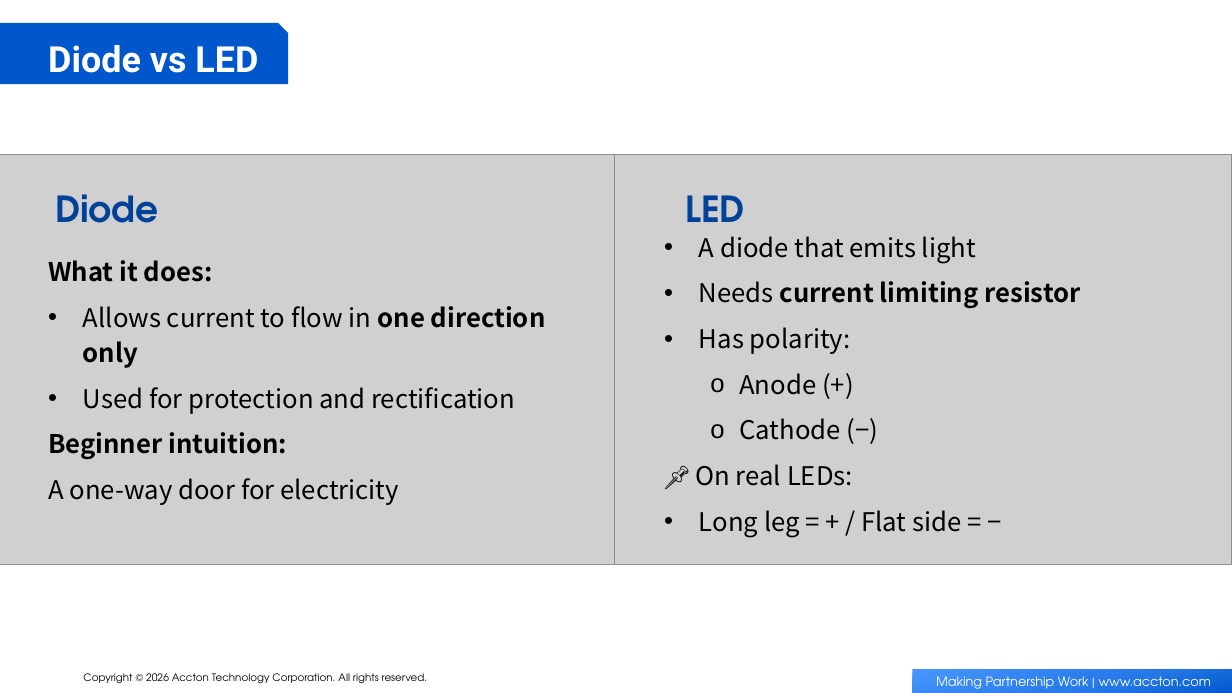
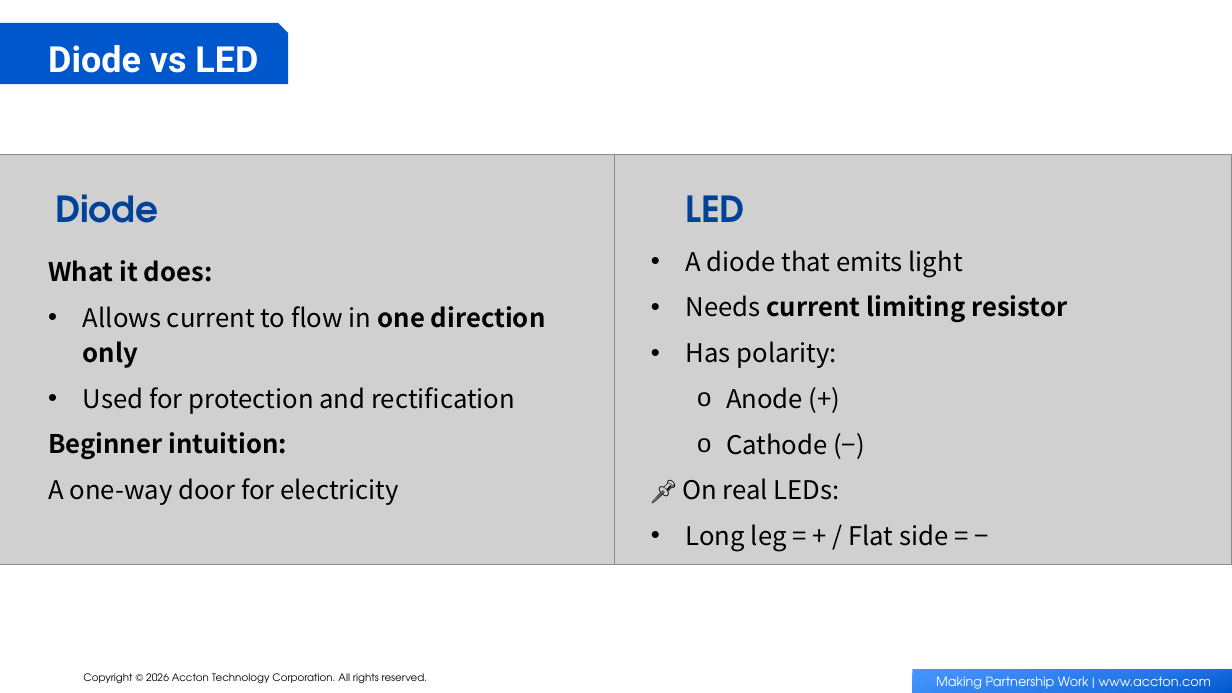
Before and after one commit to AngelTseng/PPT_AI_TOOL, a slide deck: slide 6 of template.pptx. Drawn at 1232x693 pixels with LibreOffice and Linux fonts; fonts in the diff are those of the drawing; grey boxes stand for pictures; background and template pictures are left out. Boxes give left, top, right and bottom in pixels: in the first picture for what was removed or moved away, otherwise in the second. Text is boxed around its words. In the diff, an @@ line names an element or a change of style, - is before the commit and + after.

```diff
--- a/template.pptx
+++ b/template.pptx
@@ text "A diode that emits light": place and size @@
-text "A diode that emits light" at (696,236,1081,537)
+text "A diode that emits light" at (682,250,1067,552)
```
Also in this commit, not shown: 7 other files.
